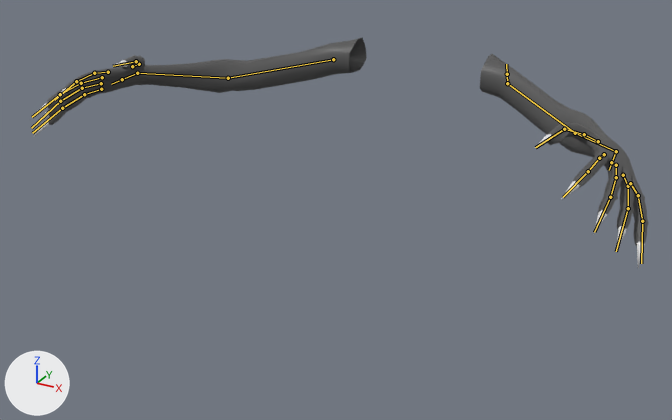
Renders of the FBX model Assets/_GameAssets/Graphics/FBX/Anim_Death_Munch.fbx from each side of a commit.
One viewpoint serves both versions: a 50 mm lens placed at (2.25, -4.79, 1.64), pointed at (-0.08, -0.55, -0.48). Arrows for +X, +Y and +Z are at lower left; the lights stay in place. The picture after the commit comes second. Both versions are drawn at frame 1 of the action 'Armature.003|Armature.003Action'; the numbers are the values there. The bones that change, and the others that lie on the model, are drawn over the model as lines.

The first picture shows 'MunchTorso.002'.
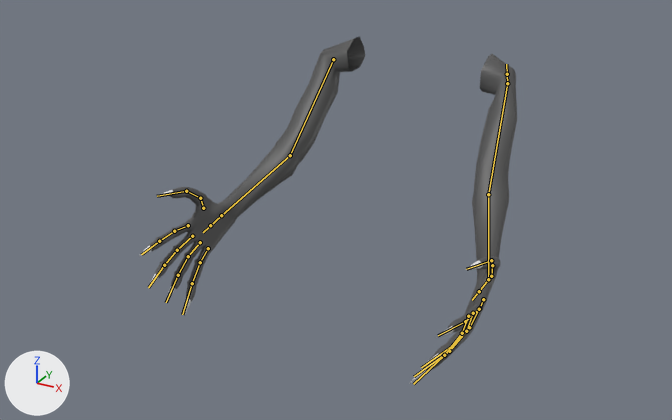
Commit message: Refactor: Updating the munch death animation.

Changed parts and their boxes [x1, y1, x2, y2] in the pictures (672 x 420 px):
```json
{"object": "MunchTorso.002", "change": "posed", "before": [32, 38, 649, 268], "after": [140, 37, 517, 383], "on screen": "39% narrower, 50% taller"}
{"bone": "Arm3_L", "before": "(507, 83) to (575, 133)", "after": "(507, 83) to (488, 194)"}
{"bone": "Arm3_R", "before": "(333, 59) to (228, 78)", "after": "(333, 59) to (290, 155)"}
```

Scene script edits in JSON lines:
```json
{"block": "bone_arm3_l", "where": "bone_arm3_l = bpy.data.objects['Armature.003'].pose.bones['Arm3_L']  # child of 'Arm1_L'"}
{"op": "set", "path": "bone_arm3_l.rotation_quaternion", "old": "(1.0, 0.0, 0.0, 0.0)", "new": "(0.808, -0.427, -0.369, -0.17)", "note": "degrees (0, 0, 0) -> degrees (-57, -48, 3)"}
{"block": "bone_arm3_r", "where": "bone_arm3_r = bpy.data.objects['Armature.003'].pose.bones['Arm3_R']  # child of 'Arm1_R'"}
{"op": "set", "path": "bone_arm3_r.rotation_quaternion", "old": "(1.0, 0.0, 0.0, 0.0)", "new": "(0.808, -0.427, 0.369, 0.17)", "note": "degrees (0, 0, 0) -> degrees (-57, 48, -3)"}
```
